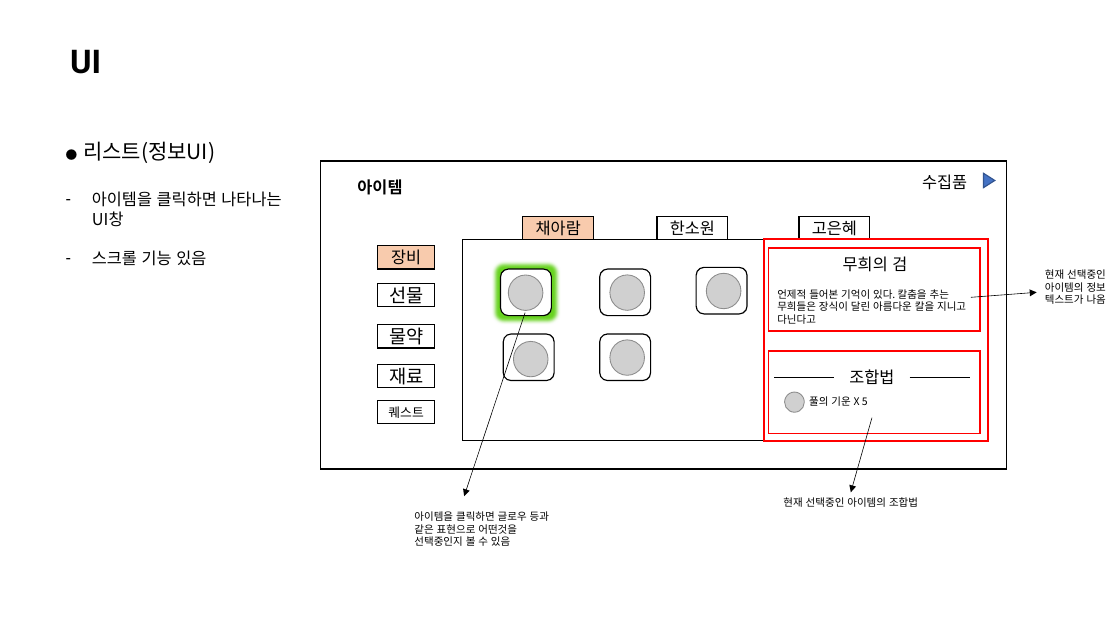
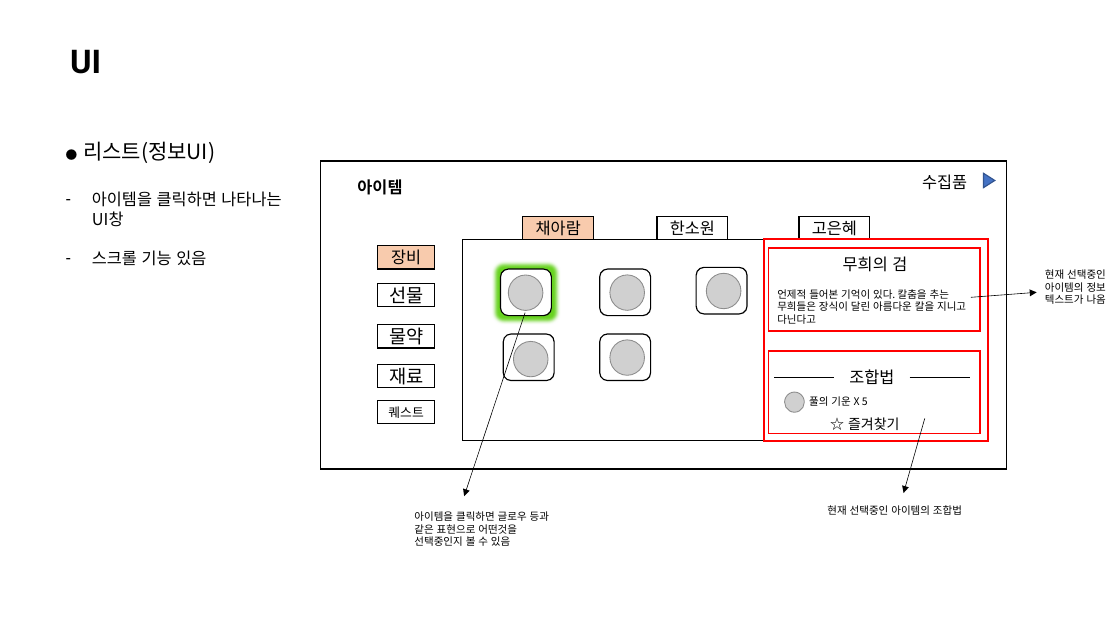
Before and after one commit to 223tt/Last-Night, a slide deck: slide 9 of 시스템/도감Ver.1.pptx. Drawn at 1120x630 pixels with LibreOffice and Linux fonts; fonts in the diff are those of the drawing; grey boxes stand for pictures. Boxes give left, top, right and bottom in pixels: in the first picture for what was removed or moved away, otherwise in the second. Text is boxed around its words. In the diff, an @@ line names an element or a change of style, - is before the commit and + after.

Commit message:
도감 기획서 업로드
1. 도감 기획서 ver.1
2. 테이블 나누기 작업
(아이템, 텍스트 테이블 추가)

```diff
--- a/시스템/도감Ver.1.pptx
+++ b/시스템/도감Ver.1.pptx
@@ text added at bbox=[848, 417, 899, 430], 12 pt, text #000000 @@
+☆ 즐겨찾기
@@ arrow moved from (872, 418) - (851, 492) to (925, 418) - (904, 493) @@
@@ text "현재 선택중인 아이템의 조합법": place and size @@
-text "현재 선택중인 아이템의 조합법" at bbox=[783, 497, 918, 507]
+text "현재 선택중인 아이템의 조합법" at bbox=[827, 505, 962, 515]
```
Also in this commit, not shown: 3 other slides changed, 6 slides added, 4 other files.
